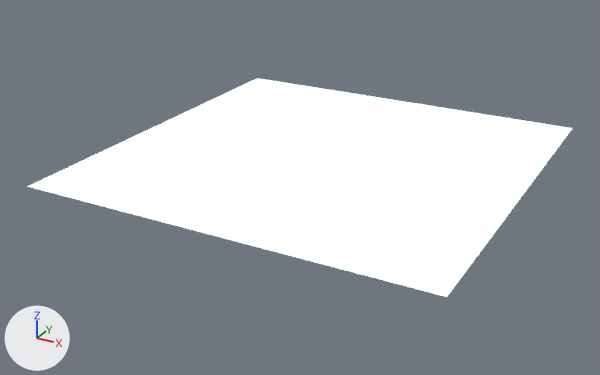
What one commit did to the glTF model 3d_assets/stickers/Sticker.glb.
The view is the same before and after, from a camera (50 mm lens) standing at (1.76, -3.44, 1.52) and looking at (-0.07, -0.11, -0.15). The lights are fixed; the arrows at lower left show +X, +Y and +Z.

Objects in the first picture: 'StickerPlane'.
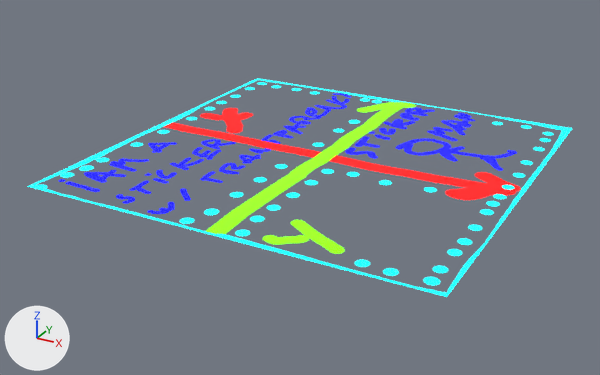
Edits to the bpy script that builds the scene:
```text
Change mat_stickermaterial:
    add n3 = _N.new('ShaderNodeTexImage'); n3.name = 'Image Texture.001'
    add n3.image = img_stickertexturetransparency
    where n2 = _N.new('ShaderNodeTexImage'); n2.name = 'Image Texture'
    where n0 = _N.new('ShaderNodeBsdfPrincipled'); n0.name = 'Principled BSDF'
    remove _L.new(n2.outputs[0], n0.inputs[0])  # 'Color' to 'Base Color'
    add _L.new(n2.outputs[0], n0.inputs[27])  # 'Color' to 'Emission Color'
    add _L.new(n3.outputs[0], n0.inputs[0])  # 'Color' to 'Base Color'
    add _L.new(n3.outputs[1], n0.inputs[4])  # 'Alpha' to 'Alpha'
```

What differs and where, as boxes (x1, y1, x2, y2) in the pictures (600 x 375 px):
'StickerPlane', surface changed: (27, 78, 573, 297) in both
